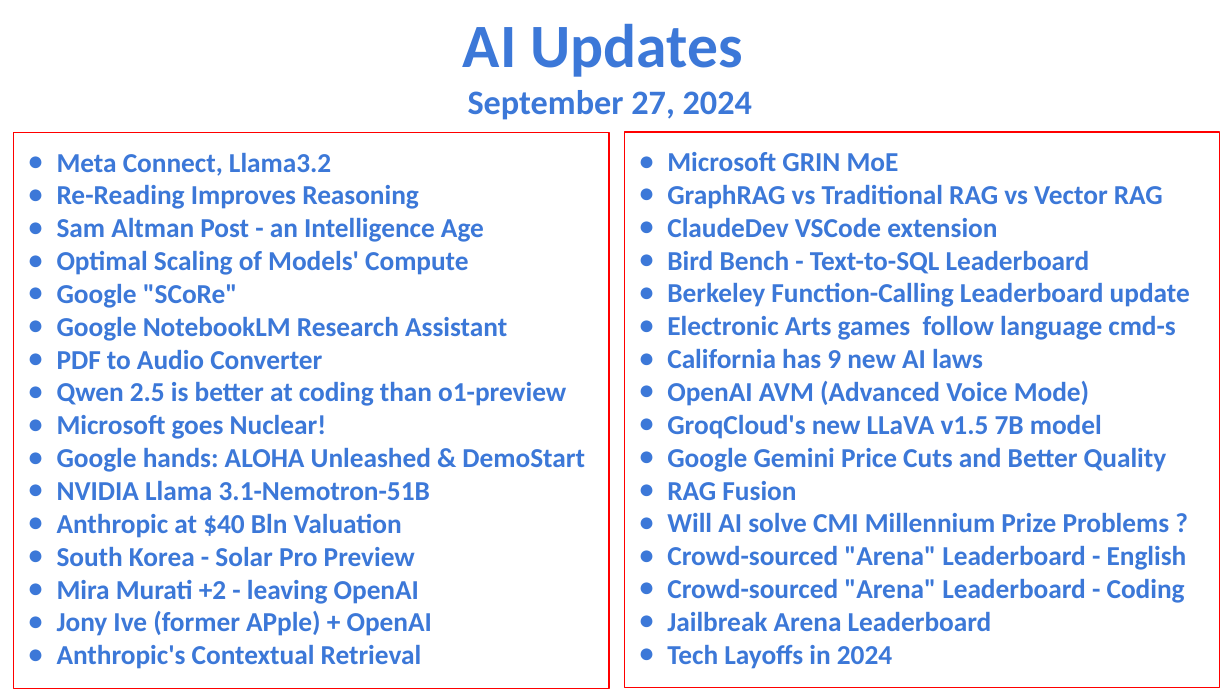
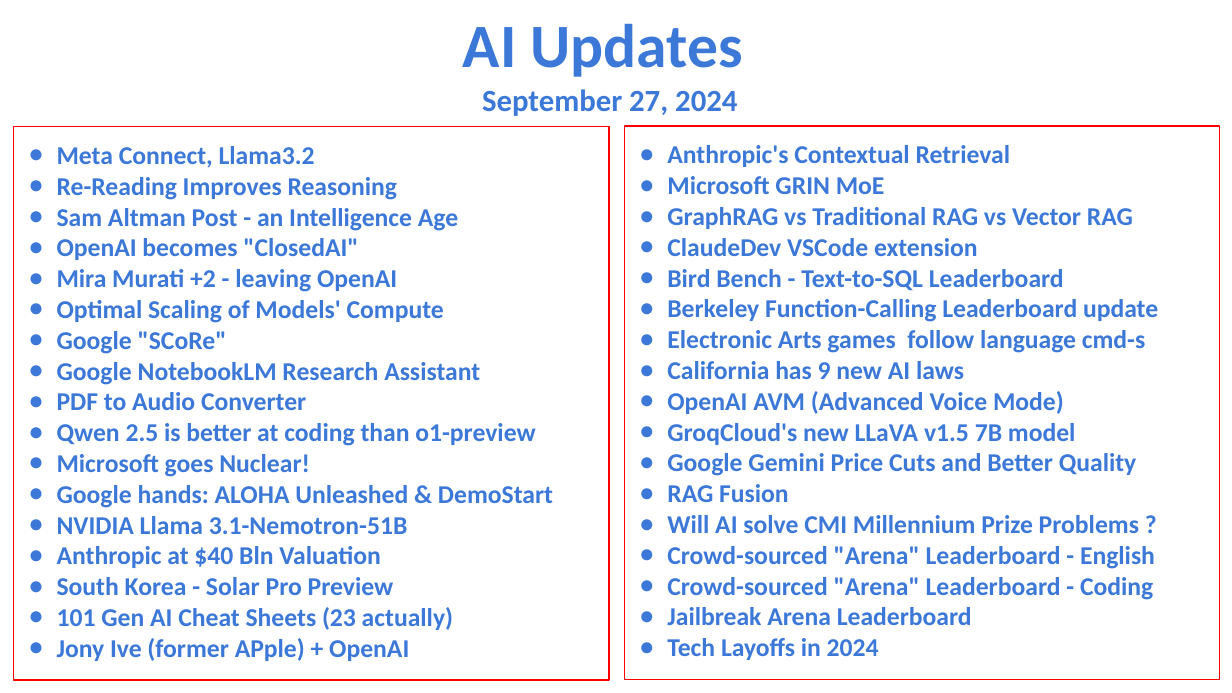
Before and after one commit to lselector/seminar, a slide deck: slide 1 of 2024/2024-09-27-AI-Updates.pptx. Drawn at 1232x693 pixels with LibreOffice and Linux fonts; fonts in the diff are those of the drawing. Boxes give left, top, right and bottom in pixels: in the first picture for what was removed or moved away, otherwise in the second. Text is boxed around its words. In the diff, an @@ line names an element or a change of style, - is before the commit and + after.

```diff
--- a/2024/2024-09-27-AI-Updates.pptx
+++ b/2024/2024-09-27-AI-Updates.pptx
@@ text at (482, 89, 737, 116): size 20 to 18 pt in "September 27, 2024" @@
@@ rectangle "Meta Connect, Llama3.2": place and size @@
-rectangle "Meta Connect, Llama3.2" at (14, 133, 609, 689)
+rectangle "Meta Connect, Llama3.2" at (14, 127, 609, 680)
@@ text in rectangle at (57, 146, 553, 661): size 16 to 15 pt in "Meta Connect, Llama3.2", "Re-Reading Improves Reasoning", "Sam Altman Post - an Intelligence Age", "Optimal Scaling of Models' Compute" and 10 more places; indent changed @@
@@ rectangle "Anthropic's Contextual Retrieval": place and size @@
-rectangle "Anthropic's Contextual Retrieval" at (625, 132, 1220, 687)
+rectangle "Anthropic's Contextual Retrieval" at (625, 126, 1220, 679)
@@ text in rectangle at (667, 145, 1011, 167): paragraph added @@
+● Anthropic's Contextual Retrieval
@@ text in rectangle at (667, 176, 1158, 660): size 16 to 15 pt; indent changed @@
@@ text in rectangle at (57, 238, 397, 292): paragraphs added @@
+● OpenAI becomes "ClosedAI"
+● Mira Murati +2 - leaving OpenAI
@@ text in rectangle at (57, 607, 453, 630): text changed; size 16 to 15 pt @@
-● Mira Murati +2 - leaving OpenAI
+● 101 Gen AI Cheat Sheets (23 actually)
@@ text in rectangle at (57, 645, 422, 669): paragraph removed @@
-● Anthropic's Contextual Retrieval
```
Also in this commit, not shown: 6 other slides changed, 1 slide added.
